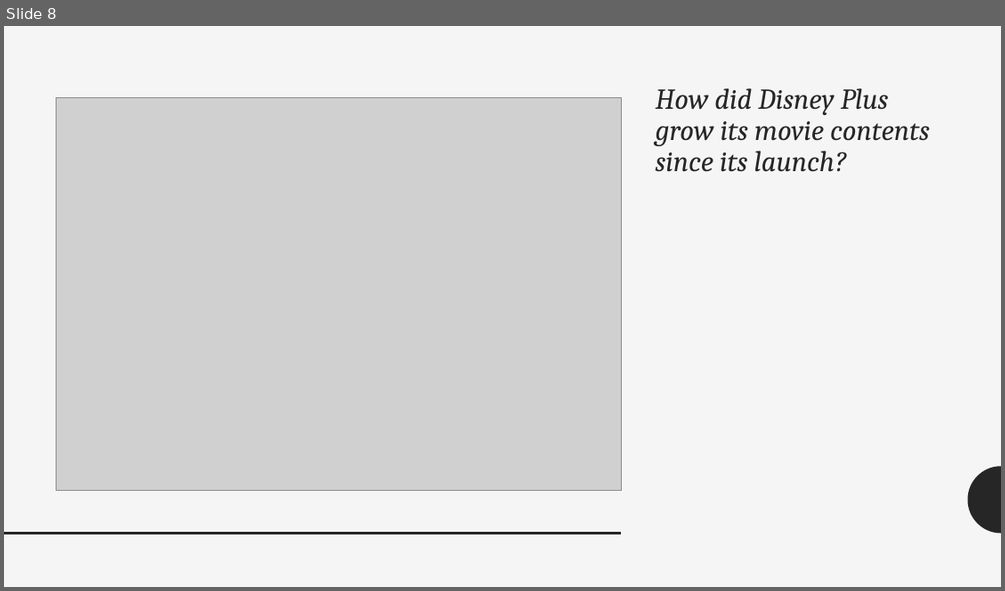
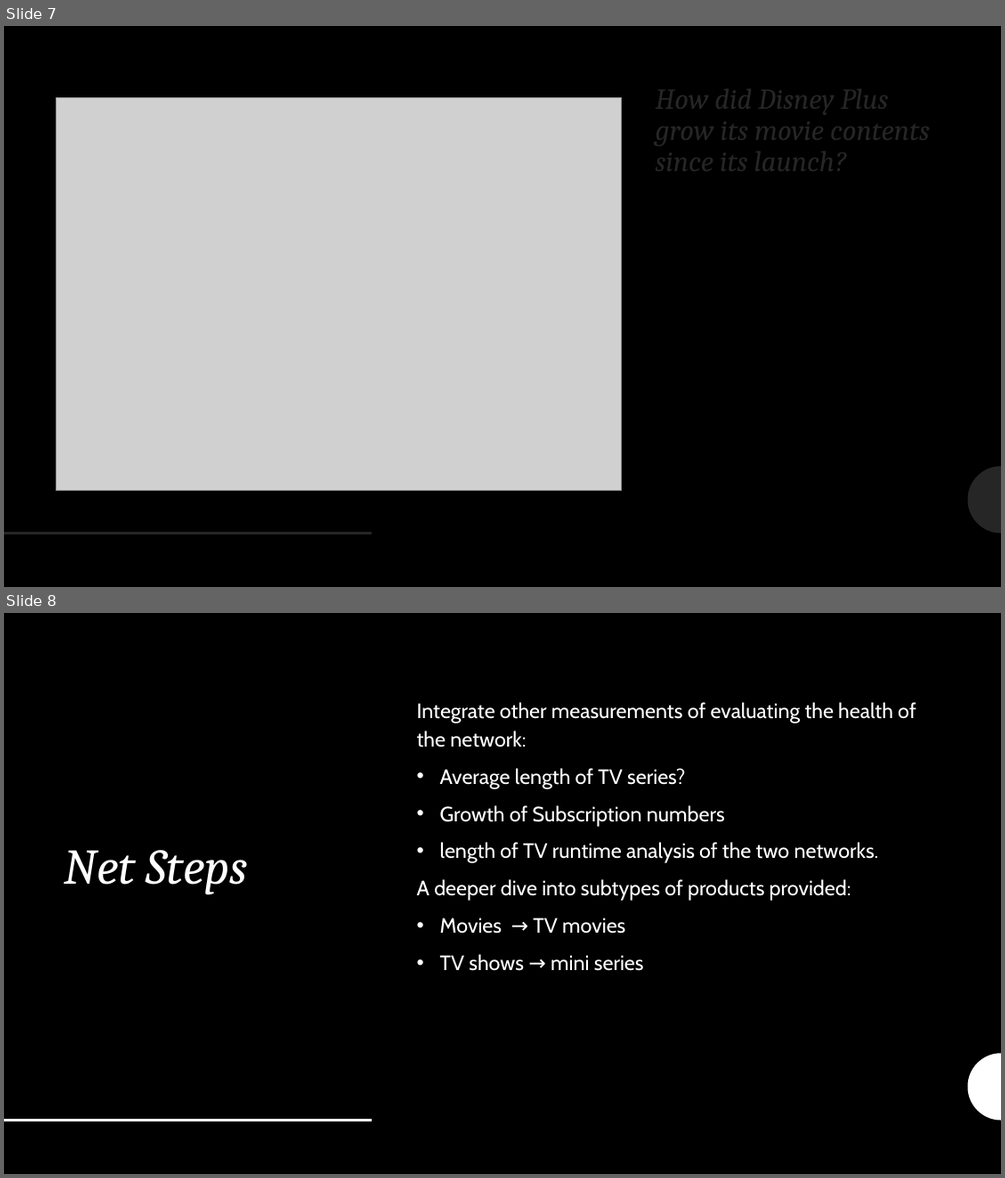
Before and after one commit to qwang27/Python_Into_Project, a slide deck: Analysis of Disney Plus Competitiveness over Netflix.pptx. Shown one above the other, each under a label of ours: slide 8 before the commit, slides 7 and 8 after it. The pictures are 1005x591 and 1005x1178 pixels, drawn with LibreOffice and Linux fonts; fonts in the diff are those of the drawing; grey boxes stand for pictures. Boxes give left, top, right and bottom in pixels: in the first picture for what was removed or moved away, otherwise in the second. Text is boxed around its words. In the diff, an @@ line names an element or a change of style, - is before the commit and + after.

```diff
--- a/Analysis of Disney Plus Competitiveness over Netflix.pptx
+++ b/Analysis of Disney Plus Competitiveness over Netflix.pptx
@@ slide 8 added at <box>4,613,1001,1174</box>, background #000000 @@
@@ text added at <box>417,702,915,971</box>, 20 pt, text #FFFFFF @@
+Integrate other measurements of evaluating the health of the network:
+• Average length of TV series?
+• Growth of Subscription numbers
+• length of TV runtime analysis of the two networks.
+A deeper dive into subtypes of products provided:
+• Movies → TV movies
+• TV shows → mini series
@@ title added at <box>64,850,248,894</box>, 48 pt, text #FFFFFF, italic @@
+Net Steps
@@ freeform shape added at <box>968,1053,1001,1120</box>, fill #FFFFFF @@
@@ line added from (4, 1120) to (372, 1120), #FFFFFF 2 pt @@
@@ what was slide 8 is now slide 7 @@
@@ slide 7 changed as well @@
@@ background #F5F5F5 to #000000 @@
@@ rectangle removed at <box>4,26,1001,587</box> @@
@@ freeform shape removed at <box>968,466,1001,533</box> @@
@@ freeform shape added at <box>968,466,1001,533</box>, fill #262626 @@
@@ line removed from (4, 533) to (621, 533) @@
```
Also in this commit, not shown: 4 other slides changed, 3 other slides added, 5 slides removed, 5 other files.
